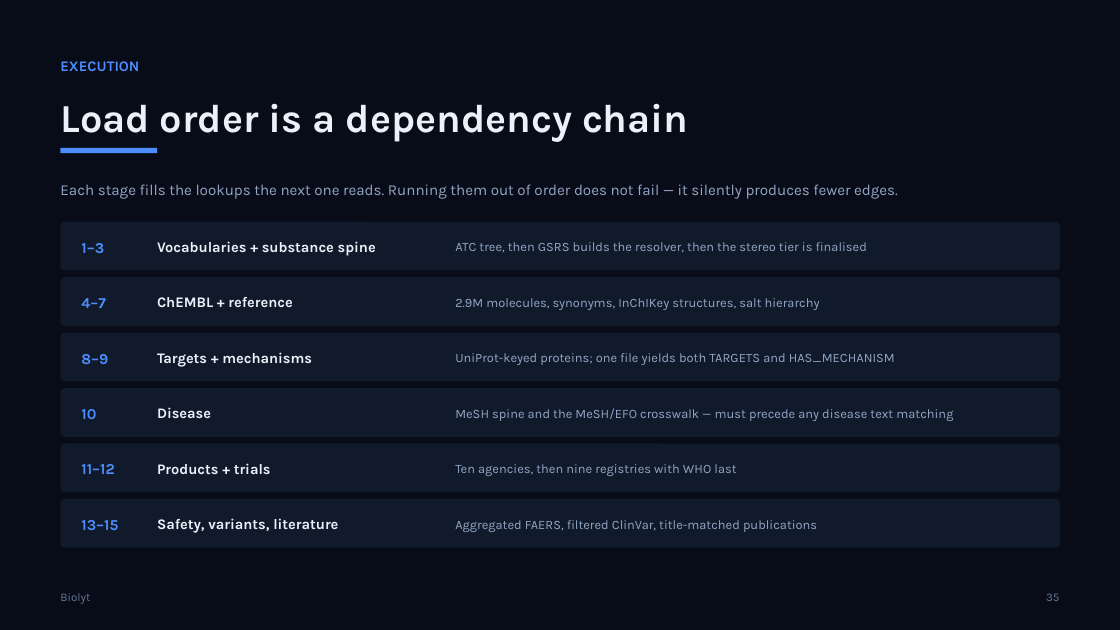
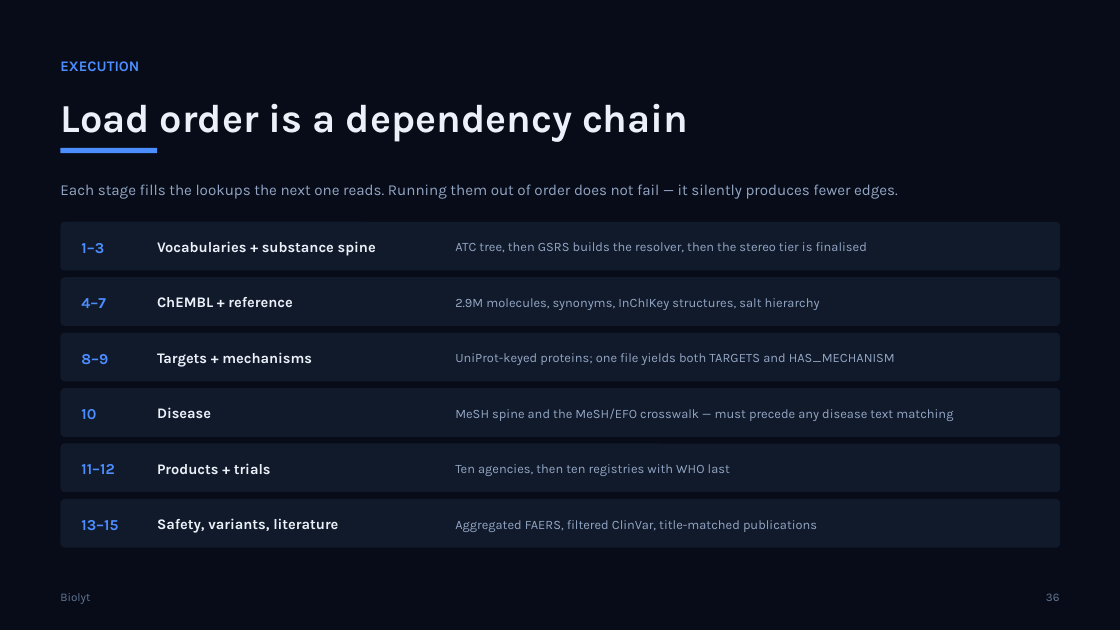
Before and after one commit to helmibiolyt/fullPipeline, a slide deck: slide 36 of presentation/Biolyt_Platform.pptx (slide 35 before the commit). Drawn at 1120x630 pixels with LibreOffice and Linux fonts; fonts in the diff are those of the drawing. Boxes give left, top, right and bottom in pixels: in the first picture for what was removed or moved away, otherwise in the second. Text is boxed around its words. In the diff, an @@ line names an element or a change of style, - is before the commit and + after.

```diff
--- a/presentation/Biolyt_Platform.pptx
+++ b/presentation/Biolyt_Platform.pptx
@@ text at (455, 464, 730, 476): text changed @@
-Ten agencies, then nine registries with WHO last
+Ten agencies, then ten registries with WHO last
@@ text at (1046, 593, 1060, 601): text changed @@
-35
+36
```
Also in this commit, not shown: 48 other slides changed, 1 slide added, 9 other files.
